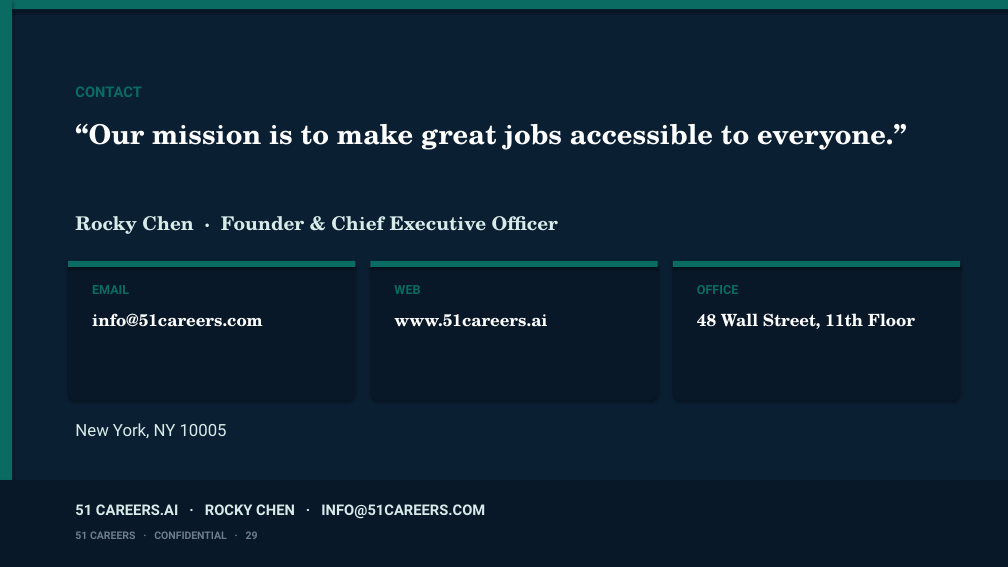
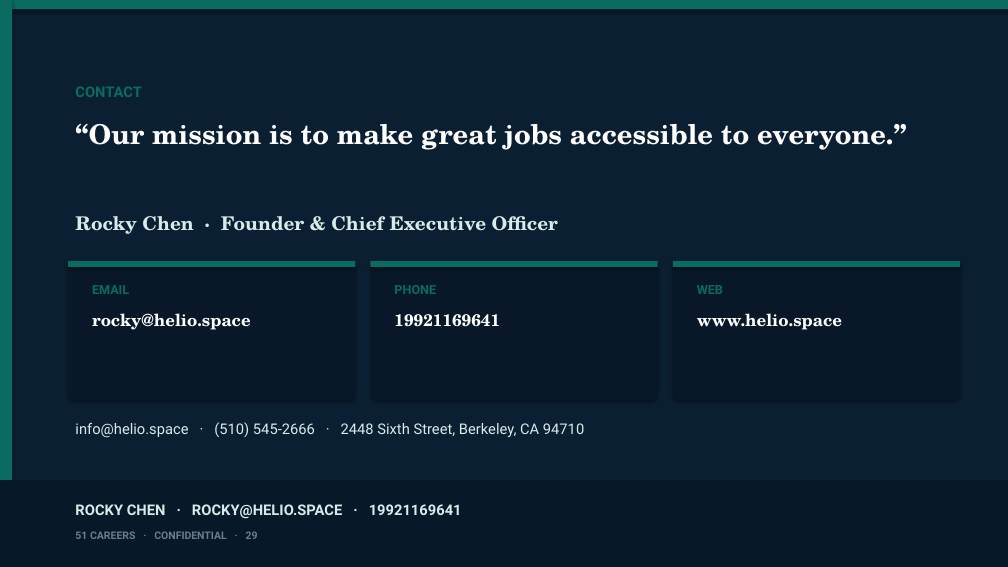
Before and after one commit to anthonyleedu/anthonyleedu, a slide deck: slide 29 of 51Careers_Addition.pptx. Drawn at 1008x567 pixels with LibreOffice and Linux fonts; fonts in the diff are those of the drawing. Boxes give left, top, right and bottom in pixels: in the first picture for what was removed or moved away, otherwise in the second. Text is boxed around its words. In the diff, an @@ line names an element or a change of style, - is before the commit and + after.

```diff
--- a/51Careers_Addition.pptx
+++ b/51Careers_Addition.pptx
@@ text at bbox=[394, 285, 436, 294]: text changed @@
-WEB
+PHONE
@@ text at bbox=[697, 285, 723, 294]: text changed @@
-OFFICE
+WEB
@@ text at bbox=[92, 313, 251, 330]: text changed @@
-info@51careers.com
+rocky@helio.space
@@ text at bbox=[394, 314, 500, 327]: text changed @@
-www.51careers.ai
+19921169641
@@ text at bbox=[697, 313, 842, 330]: text changed @@
-48 Wall Street, 11th Floor
+www.helio.space
@@ text at bbox=[75, 422, 584, 438]: text changed; size 16 to 14 pt @@
-New York, NY 10005
+info@helio.space · (510) 545-2666 · 2448 Sixth Street, Berkeley, CA 94710
@@ text at bbox=[75, 504, 462, 519]: text changed @@
-51 CAREERS.AI · ROCKY CHEN · INFO@51CAREERS.COM
+ROCKY CHEN · ROCKY@HELIO.SPACE · 19921169641
```
Also in this commit, not shown: 1 other file.
